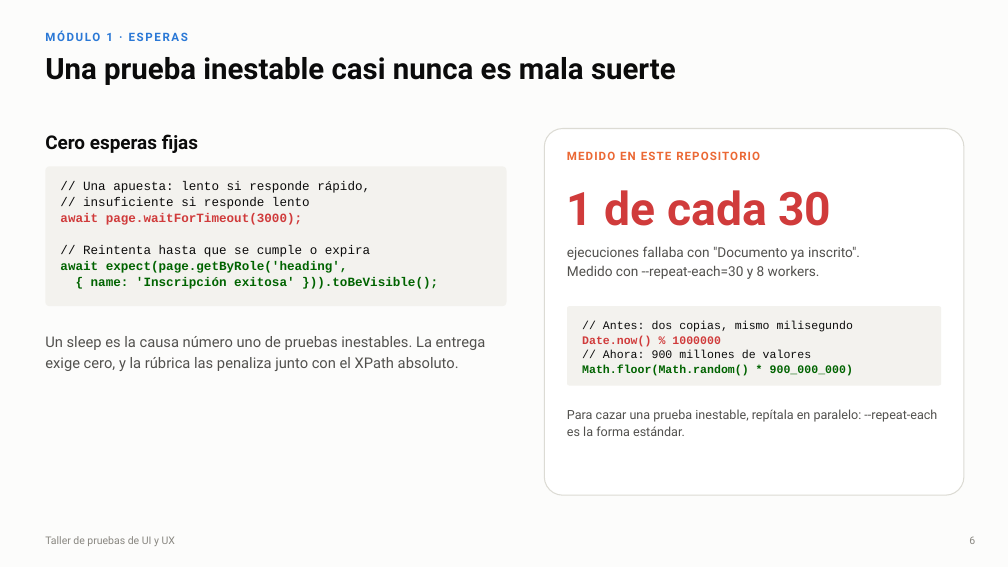
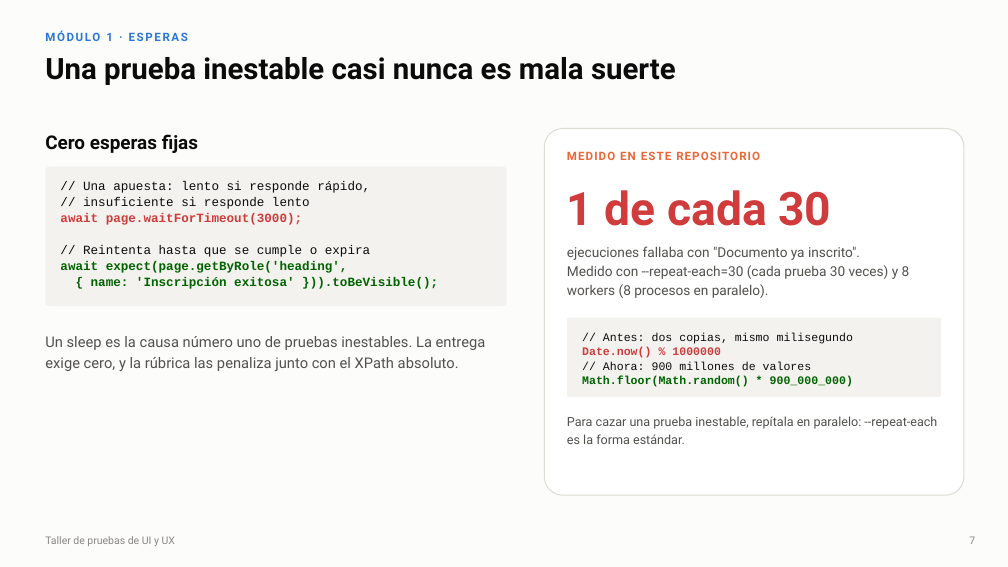
Before and after one commit to CesarAVegaF312/TYVS-Taller_Pruebas_de_UX, a slide deck: slide 7 of Pruebas de UI y UX.pptx (slide 6 before the commit). Drawn at 1008x567 pixels with LibreOffice and Linux fonts; fonts in the diff are those of the drawing. Boxes give left, top, right and bottom in pixels: in the first picture for what was removed or moved away, otherwise in the second. Text is boxed around its words. In the diff, an @@ line names an element or a change of style, - is before the commit and + after.

Commit message:
Presentacion: explica las herramientas y los terminos antes de usarlos
- Diapositiva nueva sobre Playwright antes del primer codigo: que es, que es
  page, como corre npm test (webServer) y la prueba 01 real del modulo 1, con
  un glosario de test, localizador y asercion.
- Diapositiva nueva sobre axe antes de hablar de sus limites, con la salida
  real de axe 4.13.0 sobre defectuosa.html, y una franja que explica WCAG,
  sus niveles y como se leen las etiquetas (wcag21aa).
- Definiciones en su propia diapositiva: E2E, role="status" y el lector de
  pantalla, --repeat-each y workers, defectuosa.html, las reglas de axe en
  espanol, la categoria best-practice, el placeholder sin la jerga accname,
  referencias, diff y CI, el mecanismo de los sabotajes (pruebas de mutacion)
  y los terminos de Selenium.
- construir.py acepta una ruta de salida, para regenerar aunque el .pptx
  este abierto en PowerPoint.

```diff
--- a/Pruebas de UI y UX.pptx
+++ b/Pruebas de UI y UX.pptx
@@ text at <box>567,265,910,298</box>: text changed @@
-Medido con --repeat-each=30 y 8 workers.
+Medido con --repeat-each=30 (cada prueba 30 veces) y 8 workers (8 procesos en paralelo).
@@ rounded rectangle: place and size @@
-rounded rectangle at <box>567,306,941,386</box>
+rounded rectangle at <box>567,318,941,397</box>
@@ text "// Antes: dos copias, mismo ...": place and size @@
-text "// Antes: dos copias, mismo ..." at <box>582,321,853,376</box>
+text "// Antes: dos copias, mismo ..." at <box>582,332,853,387</box>
@@ text "Para cazar una prueba inestable, ...": place and size @@
-text "Para cazar una prueba inestable, ..." at <box>567,409,937,436</box>
+text "Para cazar una prueba inestable, ..." at <box>567,416,937,444</box>
@@ text at <box>969,536,975,544</box>: text changed @@
-6
+7
```
Also in this commit, not shown: 18 other slides changed, 2 slides added, 1 other file.
